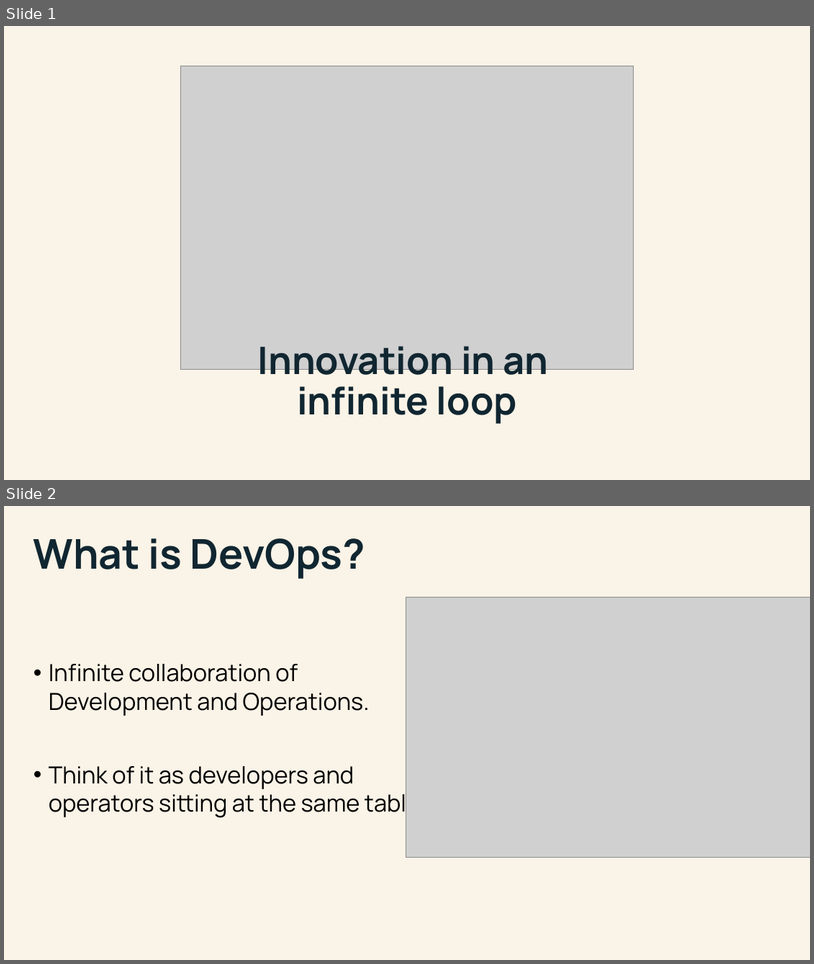
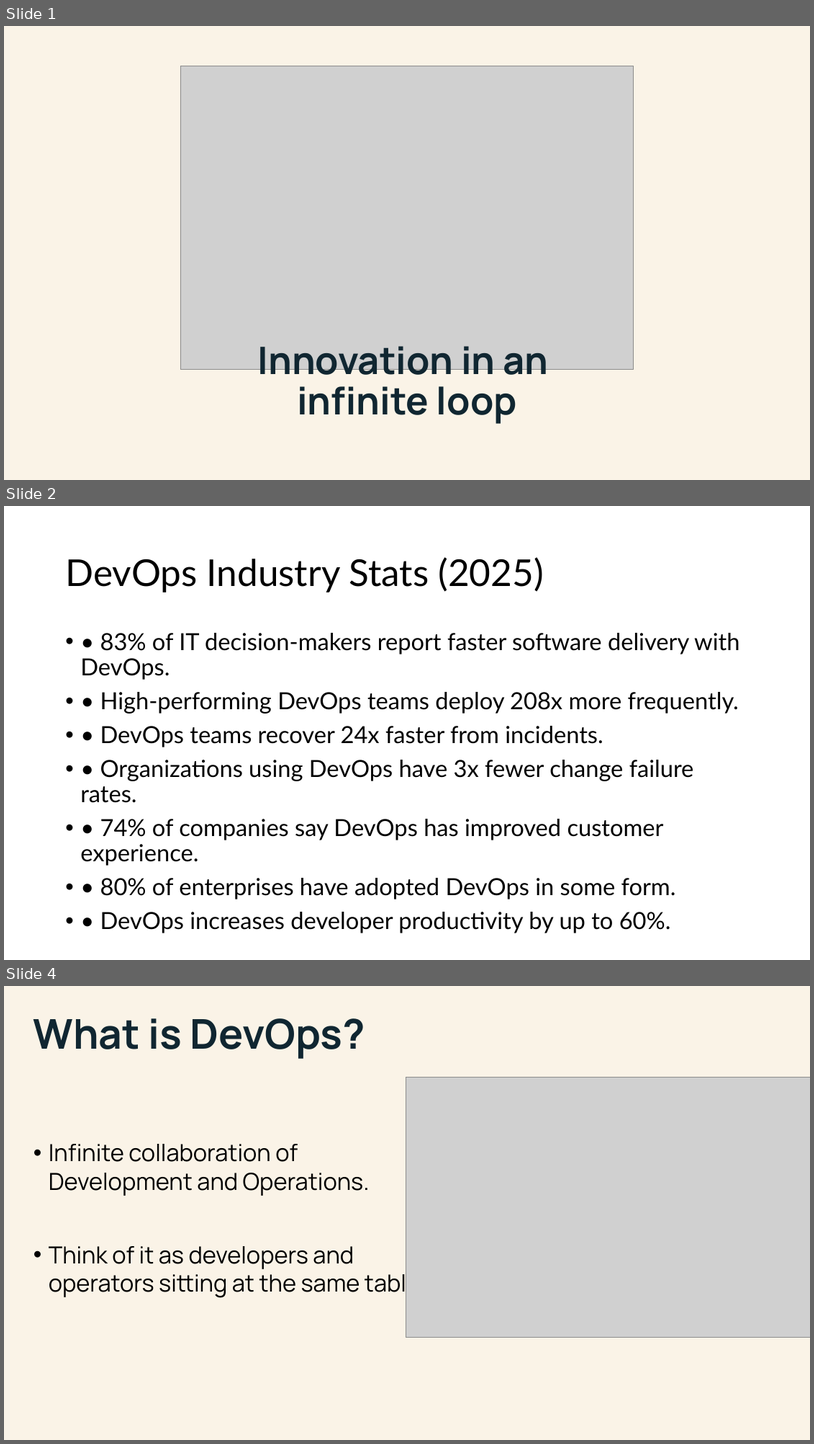
Before and after one commit to xelliann/my-first-repo, a slide deck: DevOps.pptx. Shown one above the other, each under a label of ours: slides 1 and 2 before the commit, slides 1, 2 and 4 after it; the slides between them are not shown. The pictures are 814x964 and 814x1444 pixels, drawn with LibreOffice and Linux fonts; fonts in the diff are those of the drawing; grey boxes stand for pictures. Boxes give left, top, right and bottom in pixels: in the first picture for what was removed or moved away, otherwise in the second. Text is boxed around its words. In the diff, an @@ line names an element or a change of style, - is before the commit and + after.

```diff
--- a/DevOps.pptx
+++ b/DevOps.pptx
@@ slide 2 added at [4, 506, 810, 960], background #FFFFFF @@
@@ title added at [65, 557, 543, 592], 44 pt, text #000000 @@
+DevOps Industry Stats (2025)
@@ text added at [80, 633, 740, 933], 28 pt, text #000000 @@
+• • 83% of IT decision-makers report faster software delivery with DevOps.
+• • High-performing DevOps teams deploy 208x more frequently.
+• • DevOps teams recover 24x faster from incidents.
+• • Organizations using DevOps have 3x fewer change failure rates.
+• • 74% of companies say DevOps has improved customer experience.
+• • 80% of enterprises have adopted DevOps in some form.
+• • DevOps increases developer productivity by up to 60%.
@@ what was slide 2 is now slide 4 @@
```
Also in this commit, not shown: 1 other slide added.
